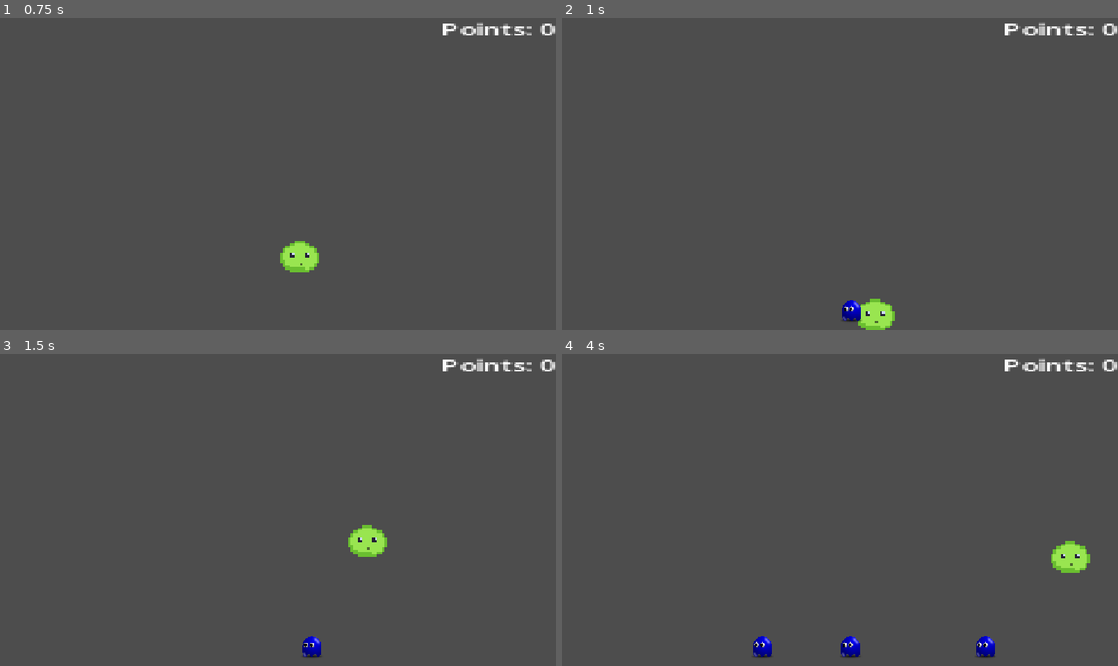
Above: before the commit, frames 1-4 (two rows, left to right).
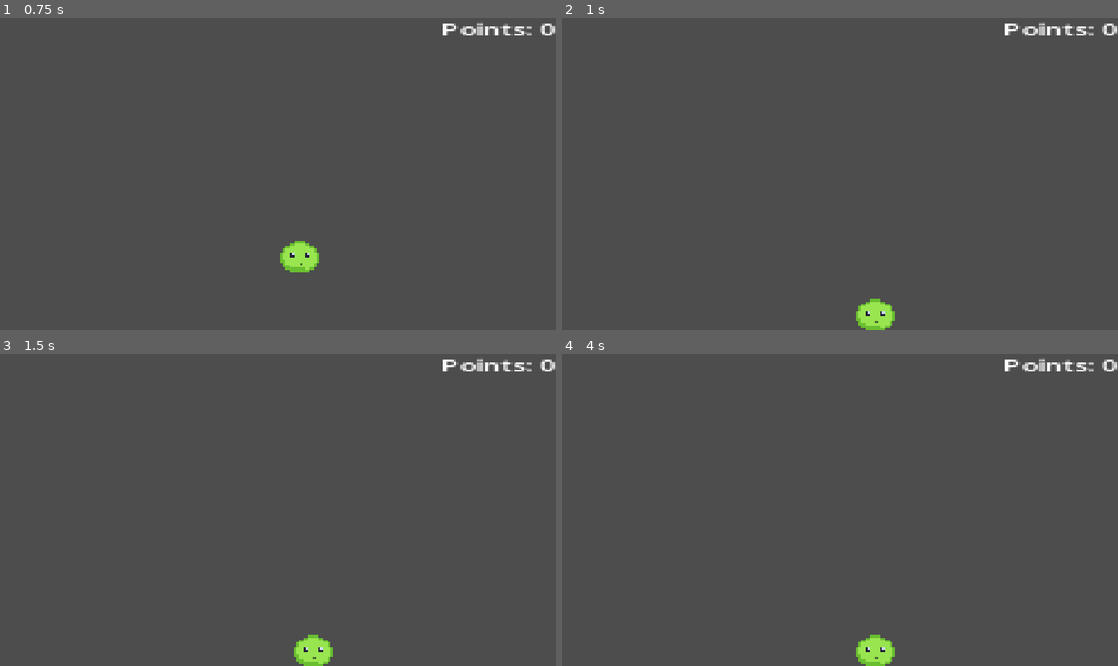
Above: after the commit, the same moments.

Repository: gnampfkuchen-oss/King-of-Blob
Game: Godot game, scene res://Scenes/main.tscn
Two runs of this game, one before a commit and one after it. Both use one fixed random seed, a clock stepped at 60 frames per second and the inputs below.
Inputs:
- Up to frame 1 (0.75 s): hold Right (right) from 0.53 s (still down)
- Up to frame 2 (1 s): keep holding Right (right)
- Up to frame 3 (1.5 s): keep holding Right (right)
- Up to frame 4 (4 s): release Right (right) at 2.03 s; hold Left (left) 2.03-2.78 s; hold Right (right) from 2.78 s (still down)

Frame 1 is identical in both runs. In frame 2, 0.2% of the frame differs, in the area x 50-54%, y 90-98%; in frame 3, 1.1%; in frame 4, 1.7%, in the area x 34-95%, y 59-100%.

Commit message:
Added

Diff:
--- a/new-game-project/Scenes/enemy1.tscn
+++ b/new-game-project/Scenes/enemy1_L.tscn
@@ -1,7 +1,7 @@
 [gd_scene format=3 uid="uid://c07eiywdvsvnd"]
 
+[ext_resource type="Script" uid="uid://jlesg55ut38y" path="res://Scenes/enemy_1_L.gd" id="1_c6wa6"]
 [ext_resource type="Texture2D" uid="uid://b38rbvh87huf8" path="res://Assets/Graphics/enemy1.png" id="1_ld55o"]
-[ext_resource type="Script" uid="uid://bywbrwv6avdux" path="res://Scenes/enemy_1.gd" id="1_mxdow"]
 
 [sub_resource type="CapsuleShape2D" id="CapsuleShape2D_013or"]
 radius = 10.261435
@@ -10,8 +10,7 @@
 [sub_resource type="QuadMesh" id="QuadMesh_ncnld"]
 
 [node name="enemy1" type="Area2D" unique_id=326283436]
-script = ExtResource("1_mxdow")
-speed = 200.0
+script = ExtResource("1_c6wa6")
 
 [node name="CollisionShape2D" type="CollisionShape2D" parent="." unique_id=1355255707]
 position = Vector2(0, -7.0000005)
--- /dev/null
+++ b/new-game-project/Scenes/enemy1_R.tscn
@@ -0,0 +1,25 @@
+[gd_scene format=3 uid="uid://f060nnwkta4y"]
+
+[ext_resource type="Script" uid="uid://bywbrwv6avdux" path="res://Scenes/enemy_1_R.gd" id="1_loxv4"]
+[ext_resource type="Texture2D" uid="uid://b38rbvh87huf8" path="res://Assets/Graphics/enemy1.png" id="2_j07tp"]
+
+[sub_resource type="CapsuleShape2D" id="CapsuleShape2D_013or"]
+radius = 10.261435
+height = 20.52287
+
+[sub_resource type="QuadMesh" id="QuadMesh_ncnld"]
+
+[node name="enemy1" type="Area2D" unique_id=326283436]
+script = ExtResource("1_loxv4")
+speed = 200.0
+
+[node name="CollisionShape2D" type="CollisionShape2D" parent="." unique_id=1355255707]
+position = Vector2(0, -7.0000005)
+scale = Vector2(2.0442133, 2.2414021)
+shape = SubResource("CapsuleShape2D_013or")
+
+[node name="MeshInstance2D" type="MeshInstance2D" parent="." unique_id=1293572641]
+rotation = -3.1415925
+scale = Vector2(50, 50)
+mesh = SubResource("QuadMesh_ncnld")
+texture = ExtResource("2_j07tp")
--- a/new-game-project/Scenes/enemy_1.gd
+++ b/new-game-project/Scenes/enemy_1_L.gd
@@ -3,7 +3,7 @@
 
 # Called when the node enters the scene tree for the first time.
 func _ready() -> void:
-	speed = randf_range(-200, 200)
+	speed = randf_range(-200, -100)
 	await get_tree().create_timer(10.0).timeout
 	queue_free()
 
--- /dev/null
+++ b/new-game-project/Scenes/enemy_1_R.gd
@@ -0,0 +1,13 @@
+extends Node2D
+@export var speed: float = 100.0
+
+# Called when the node enters the scene tree for the first time.
+func _ready() -> void:
+	speed = randf_range(100, 200)
+	await get_tree().create_timer(10.0).timeout
+	queue_free()
+
+
+# Called every frame. 'delta' is the elapsed time since the previous frame.
+func _process(delta: float) -> void:
+	position.x += speed * delta
--- a/new-game-project/Scenes/main.tscn
+++ b/new-game-project/Scenes/main.tscn
@@ -3,7 +3,8 @@
 [ext_resource type="Script" uid="uid://cidkyo67efp8c" path="res://Scripts/main.gd" id="1_8gbba"]
 [ext_resource type="Script" uid="uid://bwvoxbo47p66a" path="res://Scenes/spawner_l.gd" id="1_bo1nx"]
 [ext_resource type="PackedScene" uid="uid://ccfhqh8b837fa" path="res://Scenes/player.tscn" id="1_jjgbg"]
-[ext_resource type="PackedScene" uid="uid://c07eiywdvsvnd" path="res://Scenes/enemy1.tscn" id="3_jjvhh"]
+[ext_resource type="PackedScene" uid="uid://c07eiywdvsvnd" path="res://Scenes/enemy1_L.tscn" id="3_jjvhh"]
+[ext_resource type="PackedScene" uid="uid://f060nnwkta4y" path="res://Scenes/enemy1_R.tscn" id="5_kry3j"]
 
 [sub_resource type="RectangleShape2D" id="RectangleShape2D_23856"]
 size = Vector2(1375, 20)
@@ -19,7 +20,7 @@
 shape = SubResource("RectangleShape2D_23856")
 
 [node name="Spawner L" type="Node2D" parent="." unique_id=1427597293]
-position = Vector2(562, 648)
+position = Vector2(-97, 644)
 script = ExtResource("1_bo1nx")
 spawn_scene = ExtResource("3_jjvhh")
 
@@ -37,4 +38,13 @@
 scale = Vector2(3.5999975, 2.0650218)
 text = "Points: 0"
 
+[node name="Spawner R" type="Node2D" parent="." unique_id=526468442]
+position = Vector2(1219, 637)
+script = ExtResource("1_bo1nx")
+spawn_scene = ExtResource("5_kry3j")
+
+[node name="Timer" type="Timer" parent="Spawner R" unique_id=1694083515]
+autostart = true
+
 [connection signal="timeout" from="Spawner L/Timer" to="Spawner L" method="_on_timer_timeout"]
+[connection signal="timeout" from="Spawner R/Timer" to="Spawner R" method="_on_timer_timeout"]
--- a/new-game-project/Scenes/spawner_l.gd
+++ b/new-game-project/Scenes/spawner_l.gd
@@ -18,6 +18,7 @@
 	timer.start()
 
 func _on_timer_timeout() -> void:
+	print("spawn")
 	var enemy = spawn_scene.instantiate()
 	enemy.global_position = global_position
 	get_parent().add_child(enemy)
Not shown, added: new-game-project/Scenes/enemy_1_L.gd.uid
Renamed: new-game-project/Scenes/enemy_1.gd.uid -> new-game-project/Scenes/enemy_1_R.gd.uid
